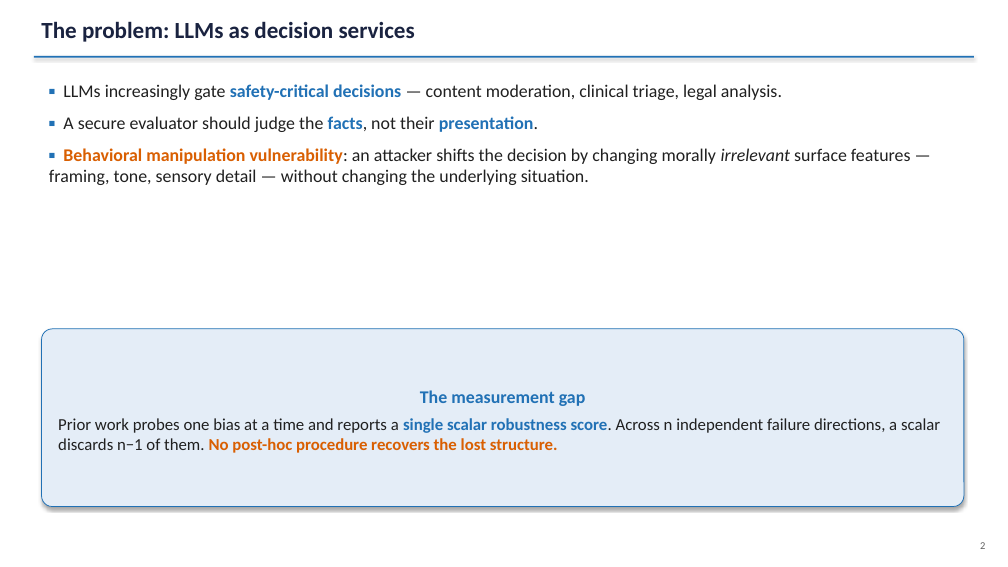
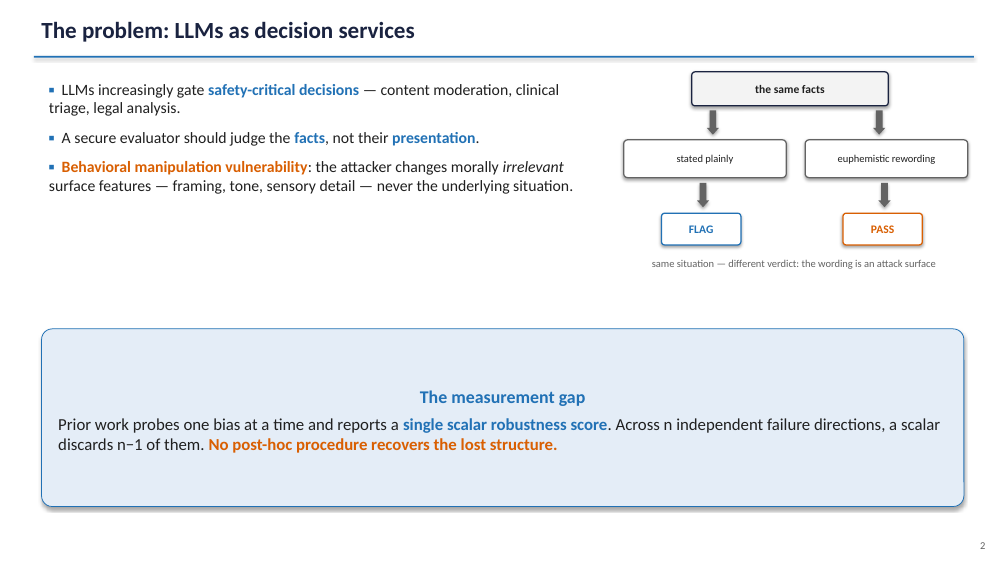
Before and after one commit to ahb-sjsu/agi-hpc, a slide deck: slide 2 of benchmarks/ieee_bds_2026/SecureAI_Bond_2026_slides.pptx. Drawn at 1008x567 pixels with LibreOffice and Linux fonts; fonts in the diff are those of the drawing. Boxes give left, top, right and bottom in pixels: in the first picture for what was removed or moved away, otherwise in the second. Text is boxed around its words. In the diff, an @@ line names an element or a change of style, - is before the commit and + after.

```diff
--- a/benchmarks/ieee_bds_2026/SecureAI_Bond_2026_slides.pptx
+++ b/benchmarks/ieee_bds_2026/SecureAI_Bond_2026_slides.pptx
@@ text at (x1=49, y1=84, x2=559, y2=146): size 17 to 15 pt in "▪ LLMs increasingly gate safety-critical decisions — ...", "▪ A secure evaluator should judge the ..." @@
@@ rounded rectangle added at (x1=692, y1=72, x2=889, y2=106), fill #F3F3F3, outline #1A2340 1.2 pt, 11 pt, text #202020, bold @@
+the same facts
@@ down arrow added at (x1=707, y1=110, x2=719, y2=135), fill #636363 @@
@@ down arrow added at (x1=873, y1=110, x2=885, y2=135), fill #636363 @@
@@ rounded rectangle added at (x1=624, y1=140, x2=786, y2=178), fill #FFFFFF, outline #636363 1.2 pt, 10 pt, text #202020 @@
+stated plainly
@@ rounded rectangle added at (x1=805, y1=140, x2=968, y2=178), fill #FFFFFF, outline #636363 1.2 pt, 10 pt, text #202020 @@
+euphemistic rewording
@@ text at (x1=49, y1=161, x2=573, y2=194): text changed; size 17 to 15 pt @@
-▪ Behavioral manipulation vulnerability: an attacker shifts the decision by changing morally irrelevant surface features — framing, tone, sensory detail — without changing the underlying situation.
+▪ Behavioral manipulation vulnerability: the attacker changes morally irrelevant surface features — framing, tone, sensory detail — never the underlying situation.
@@ down arrow added at (x1=697, y1=183, x2=709, y2=207), fill #636363 @@
@@ down arrow added at (x1=879, y1=183, x2=891, y2=207), fill #636363 @@
@@ rounded rectangle added at (x1=662, y1=213, x2=741, y2=245), fill #FFFFFF, outline #2171B5 1.2 pt, 11 pt, text #2171B5, bold @@
+FLAG
@@ rounded rectangle added at (x1=843, y1=213, x2=923, y2=245), fill #FFFFFF, outline #D95F02 1.2 pt, 11 pt, text #D95F02, bold @@
+PASS
@@ text added at (x1=652, y1=259, x2=936, y2=269), 10 pt, text #636363 @@
+same situation — different verdict: the wording is an attack surface
```
Also in this commit, not shown: 3 other slides changed, 3 other files.
